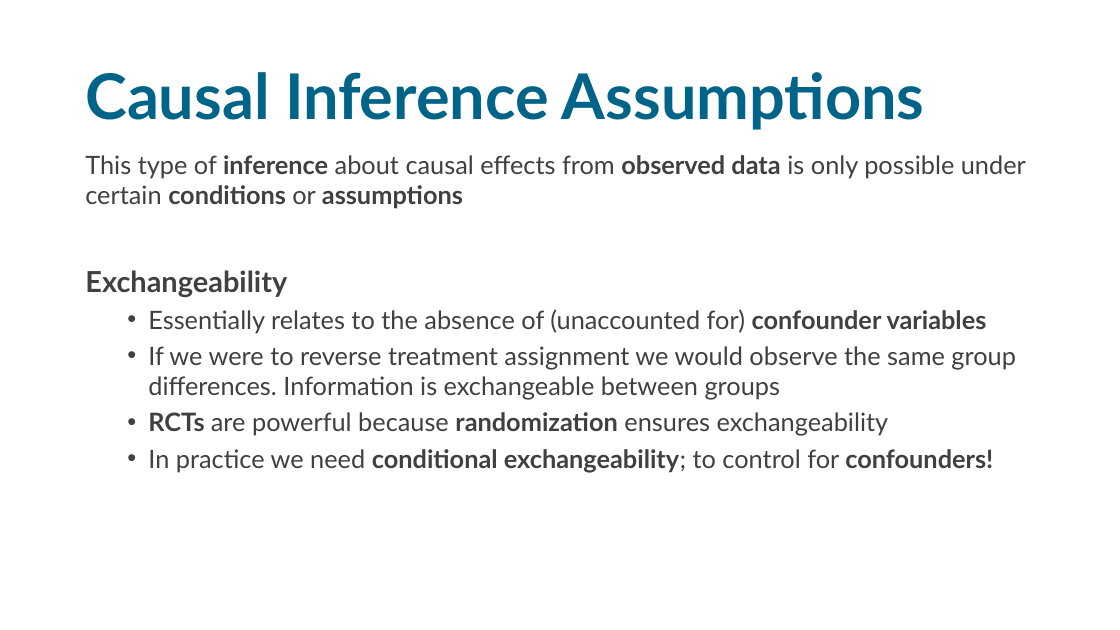
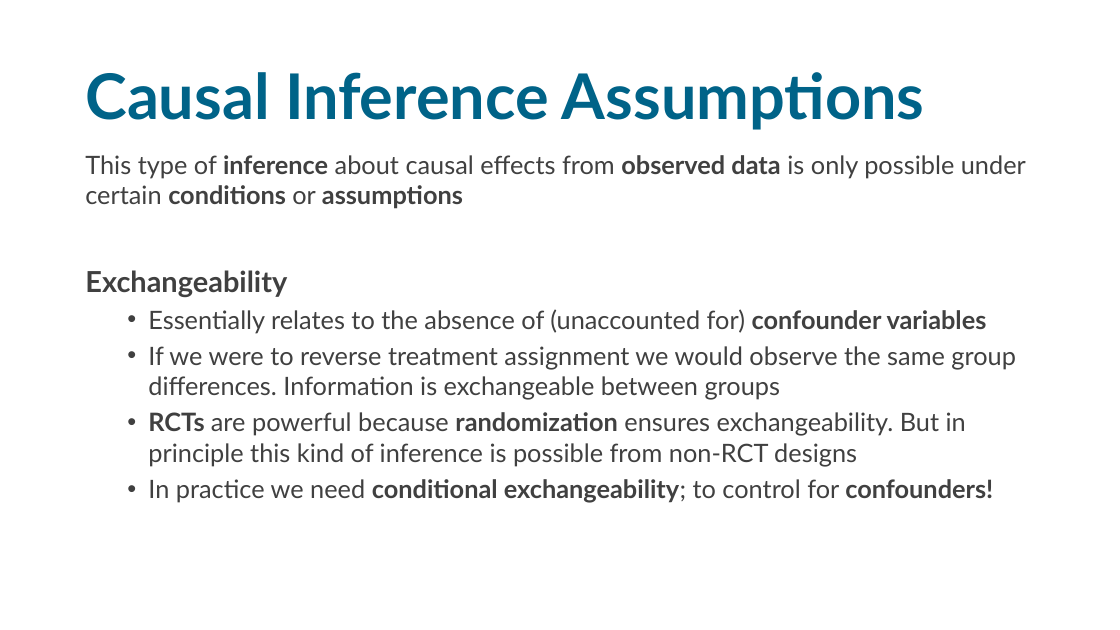
Before and after one commit to sodascience/workshop_causal_impact_assessment, a slide deck: slide 24 of lectures/01_introduction/intro_1.pptx (slide 25 before the commit). Drawn at 1120x630 pixels with LibreOffice and Linux fonts; fonts in the diff are those of the drawing. Boxes give left, top, right and bottom in pixels: in the first picture for what was removed or moved away, otherwise in the second. Text is boxed around its words. In the diff, an @@ line names an element or a change of style, - is before the commit and + after.

```diff
--- a/lectures/01_introduction/intro_1.pptx
+++ b/lectures/01_introduction/intro_1.pptx
@@ text at (148, 412, 966, 466): text changed @@
-  • RCTs are powerful because randomization ensures exchangeability
+  • RCTs are powerful because randomization ensures exchangeability. But in principle this kind of inference is possible from non-RCT designs
```
Also in this commit, not shown: 8 other slides changed, 7 slides added, 28 slides removed, 5 other files.
